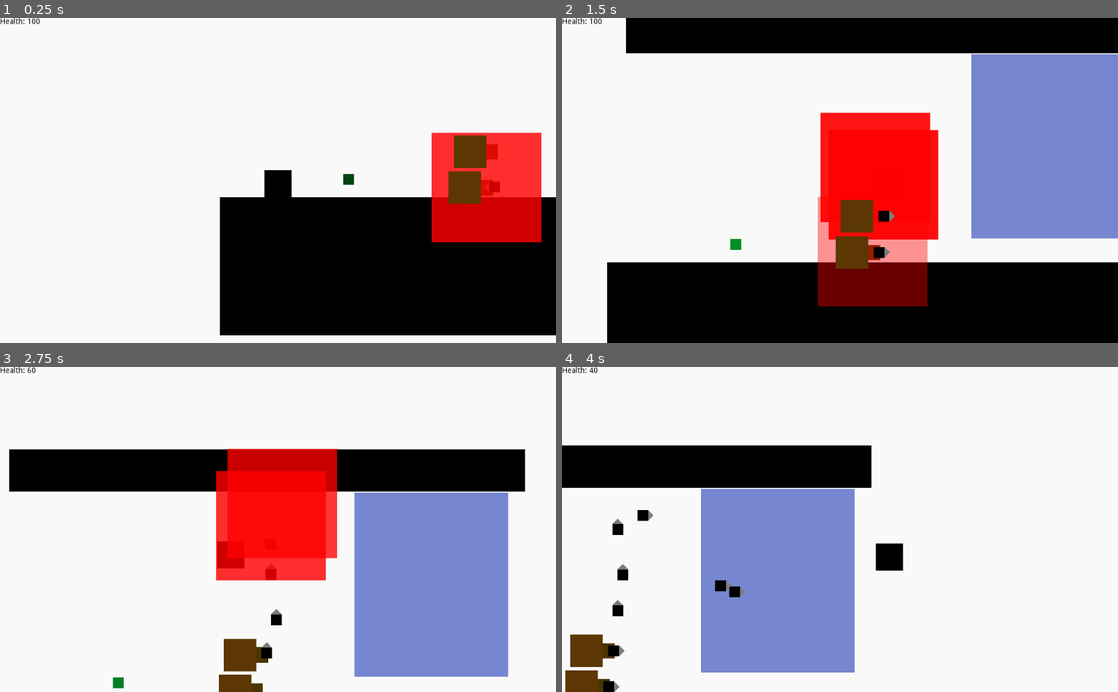
Above: before the commit, frames 1-4 (two rows, left to right).
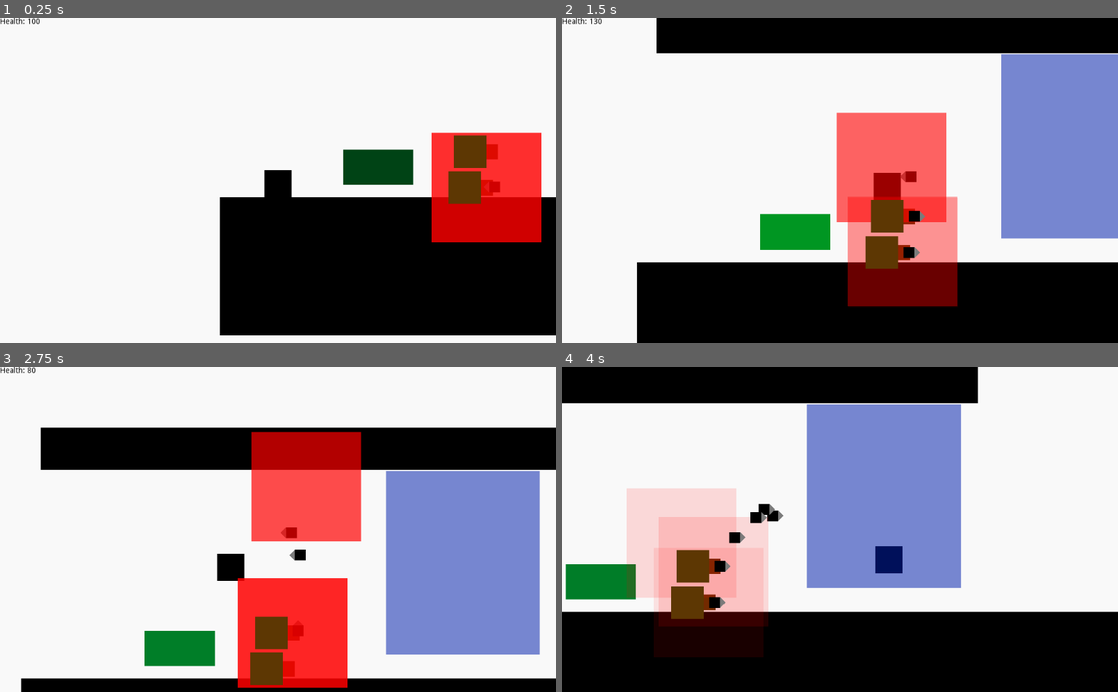
Above: after the commit, the same moments.

Repository: RavenJFelix/Square
Game: Godot game, scene res://testLevel/test.tscn
Two runs of this game, one before a commit and one after it. Both use one fixed random seed, a clock stepped at 60 frames per second and the inputs below. This scene is started directly instead of the project's main scene.
Inputs:
- Up to frame 1 (0.25 s): no input
- Up to frame 2 (1.5 s): hold Right (ui_right) from 0.53 s (still down); tap Up (ui_up) at 0.77 s
- Up to frame 3 (2.75 s): tap Up (ui_up) at 1.52 s; release Right (ui_right) at 2.03 s; hold Left (ui_left) from 2.03 s (still down)
- Up to frame 4 (4 s): release Left (ui_left) at 2.78 s; hold Right (ui_right) from 2.78 s (still down); tap Up (ui_up) at 3.02, 3.77 s

The runs differ from the first frame. In frame 1, 1.3% of the frame differs, in the area x 61-75%, y 40-52%; in frame 2, 19%; in frame 3, 39%; in frame 4, 66%, in the area x 0-100%, y 0-100%.

Commit message:
Add gravity fields and healing

Diff:
--- a/entity/pc/player/player.tscn
+++ b/entity/pc/player/player.tscn
@@ -7,6 +7,8 @@
 extents = Vector2( 5, 5 )
 
 [node name="KinematicBody2D" type="KinematicBody2D"]
+collision_layer = 3
+collision_mask = 3
 collision/safe_margin = 0.01
 script = ExtResource( 1 )
 
--- a/levelz/level_0/level_0.tscn
+++ b/levelz/level_0/level_0.tscn
@@ -6,7 +6,9 @@
 [ext_resource path="res://map/hazard/hurt-block/hurt-block.tscn" type="PackedScene" id=4]
 [ext_resource path="res://map/hazard/basic-mine/basic-mine.tscn" type="PackedScene" id=5]
 [ext_resource path="res://entity/npc/enemies/slowzoid/slowzoid.tscn" type="PackedScene" id=6]
-[ext_resource path="res://map/hazard/missile-shooter/missile-shooter.tscn" type="PackedScene" id=7]
+[ext_resource path="res://map/hazard/health-block/health-block.tscn" type="PackedScene" id=7]
+[ext_resource path="res://map/hazard/missile-shooter/missile-shooter.tscn" type="PackedScene" id=8]
+[ext_resource path="res://map/motion/gravity-flip-zone/gravity-zone.tscn" type="PackedScene" id=9]
 
 [node name="Manager" type="Node2D"]
 
@@ -67,7 +69,7 @@
 scale = Vector2( 109.194, 3.64487 )
 
 [node name="StaticBody2D4" parent="SlowzoidsandMinez" instance=ExtResource( 3 )]
-position = Vector2( 2379.92, 187.861 )
+position = Vector2( 2383.03, 174.177 )
 scale = Vector2( 7.95346, 2.0697 )
 
 [node name="StaticBody2D7" parent="SlowzoidsandMinez" instance=ExtResource( 3 )]
@@ -135,8 +137,15 @@
 scale = Vector2( 4.53279, 1.64263 )
 
 [node name="HurtPlatform11" parent="Slowzoid_Finale" instance=ExtResource( 4 )]
-position = Vector2( 3616.98, -228.397 )
+position = Vector2( 3630.64, -218.644 )
 scale = Vector2( 4.53279, 1.64263 )
+
+[node name="HurtPlatform12" parent="Slowzoid_Finale" instance=ExtResource( 4 )]
+position = Vector2( 2885.65, -230.282 )
+scale = Vector2( 4.53279, 1.64263 )
+
+[node name="StaticBody2D" parent="Slowzoid_Finale/HurtPlatform12" index="0"]
+collision_layer = 2
 
 [node name="BasicMine" parent="Slowzoid_Finale" instance=ExtResource( 5 )]
 position = Vector2( 3113.23, -224.503 )
@@ -168,7 +177,10 @@
 margin_bottom = -442.402
 rect_rotation = 10.2007
 custom_colors/font_color = Color( 0, 0, 0, 1 )
-text = "Climb this ridiculously large ladder."
+text = "Climb this ridiculously large ladder.
+
+Heal yourself for the coming trials by touching the
+green block"
 
 [node name="Intro7" type="Label" parent="Slowzoid_Finale"]
 margin_left = 2472.91
@@ -184,13 +196,40 @@
 
 Just because they don't do damage doesn't make they are a concern."
 
+[node name="HealingBlock" parent="Slowzoid_Finale" instance=ExtResource( 7 )]
+position = Vector2( 3880, -221.364 )
+
+[node name="HealingBlock2" parent="Slowzoid_Finale" instance=ExtResource( 7 )]
+position = Vector2( 3901.05, -220.337 )
+
+[node name="HealingBlock3" parent="Slowzoid_Finale" instance=ExtResource( 7 )]
+position = Vector2( 3921.07, -219.824 )
+
+[node name="HealingBlock4" parent="Slowzoid_Finale" instance=ExtResource( 7 )]
+position = Vector2( 3939.03, -220.851 )
+
+[node name="HealingBlock5" parent="Slowzoid_Finale" instance=ExtResource( 7 )]
+position = Vector2( 3955.97, -219.311 )
+
+[node name="HealingBlock6" parent="Slowzoid_Finale" instance=ExtResource( 7 )]
+position = Vector2( 3970.86, -216.744 )
+
+[node name="HealingBlock7" parent="Slowzoid_Finale" instance=ExtResource( 7 )]
+position = Vector2( 3986.77, -215.204 )
+
+[node name="HealingBlock8" parent="Slowzoid_Finale" instance=ExtResource( 7 )]
+position = Vector2( 4002.18, -215.204 )
+
+[node name="HealingBlock9" parent="Slowzoid_Finale" instance=ExtResource( 7 )]
+position = Vector2( 4015.01, -215.204 )
+
 [node name="Missilez" type="Node2D" parent="."]
 
 [node name="Polygon2D2" parent="Missilez" instance=ExtResource( 3 )]
 position = Vector2( 4816.08, -1259.38 )
 scale = Vector2( 1, 5.0302 )
 
-[node name="missile-shooter" parent="Missilez" instance=ExtResource( 7 )]
+[node name="missile-shooter" parent="Missilez" instance=ExtResource( 8 )]
 position = Vector2( 5808.6, -1230.54 )
 rotation = 3.14159
 
@@ -329,6 +368,8 @@
 
 They can chase you.
 
+The blue thing flips your gravity
+
 Run.."
 
 [node name="Intro11" type="Label" parent="Chasers2"]
@@ -377,7 +418,7 @@
 text = "You won!!!"
 
 [node name="Polygon2D2" parent="Chasers2" instance=ExtResource( 3 )]
-position = Vector2( 6100.55, -2455.51 )
+position = Vector2( 6477.39, -2442.88 )
 scale = Vector2( 155.936, 7.97189 )
 polygon = PoolVector2Array( -10, -10, 10, -10, 10, -1.02016, 10, 10, -10, 10, -10, -10 )
 
@@ -456,4 +497,22 @@
 position = Vector2( 7276.23, -2616.09 )
 scale = Vector2( 1, 9.20211 )
 
+[node name="GravityFlipZone" parent="Chasers2" instance=ExtResource( 9 )]
+position = Vector2( 5609.21, -2273.32 )
+scale = Vector2( 29.3874, 10.0435 )
+
+[node name="GravityFlipZone2" parent="Chasers2" instance=ExtResource( 9 )]
+position = Vector2( 5926.1, -2122.63 )
+scale = Vector2( 29.3874, 16.8025 )
+
+[node name="GravityFlipZone3" parent="Chasers2" instance=ExtResource( 9 )]
+position = Vector2( 5040.91, -2333.91 )
+scale = Vector2( 33.2288, 15.0488 )
+
+[node name="HealingBlock" parent="Chasers2" instance=ExtResource( 7 )]
+position = Vector2( 7569.99, -2526.32 )
+scale = Vector2( 19.0462, 1 )
+
+[editable path="Slowzoid_Finale/HurtPlatform12"]
+
 [editable path="Missilez/missile-shooter"]
--- a/map/hazard/health-block/health-block.tscn
+++ b/map/hazard/health-block/health-block.tscn
@@ -14,6 +14,8 @@
 regular_color = Color( 0, 0.490196, 0.156863, 1 )
 
 [node name="StaticBody2D" type="KinematicBody2D" parent="."]
+collision_layer = 2
+collision_mask = 0
 script = ExtResource( 2 )
 
 [node name="CollisionShape2D" type="CollisionShape2D" parent="StaticBody2D"]
--- a/map/hazard/hurt-block/hurt-block.tscn
+++ b/map/hazard/hurt-block/hurt-block.tscn
@@ -13,6 +13,7 @@
 regular_color = Color( 0.686275, 0, 0, 1 )
 
 [node name="StaticBody2D" type="KinematicBody2D" parent="."]
+collision_mask = 0
 script = ExtResource( 2 )
 
 [node name="CollisionShape2D" type="CollisionShape2D" parent="StaticBody2D"]
--- a/testLevel/test.tscn
+++ b/testLevel/test.tscn
@@ -32,4 +32,5 @@
 missile_scene = "res://entity/npc/enemies/chaser/tangential-chaser.tscn"
 
 [node name="HealingBlock" parent="." instance=ExtResource( 5 )]
-position = Vector2( 215.604, 95.6778 )
+position = Vector2( 270.257, 72.9655 )
+scale = Vector2( 6.46527, 3.27124 )
Not shown: 2 places in levelz/level_0/level_0.tscn that only renumber resources
